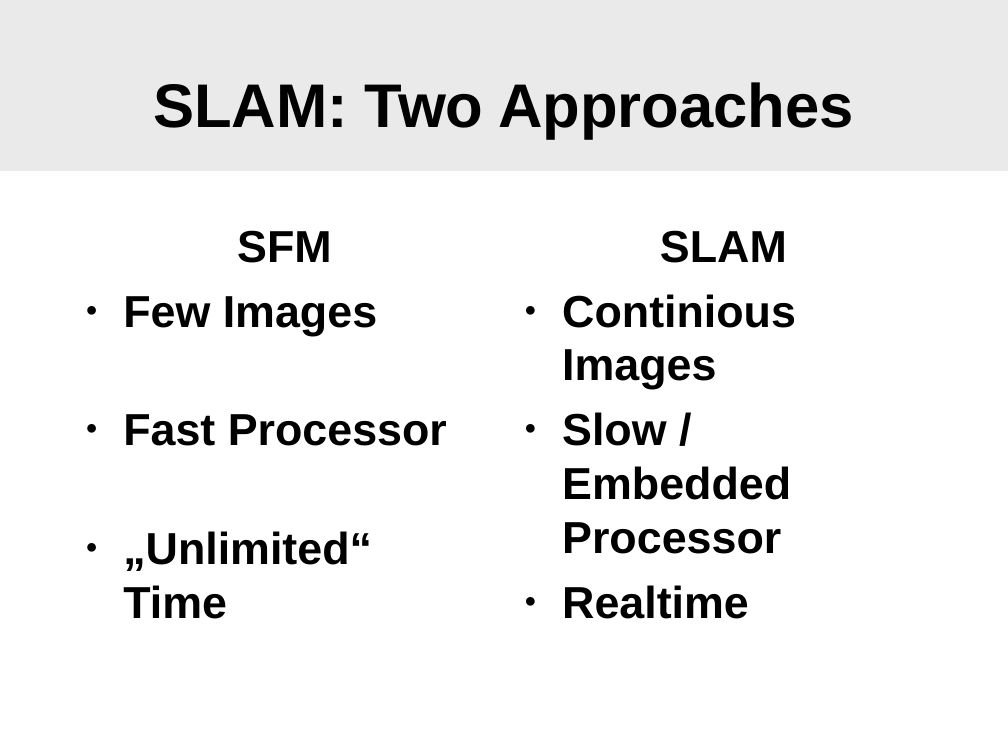
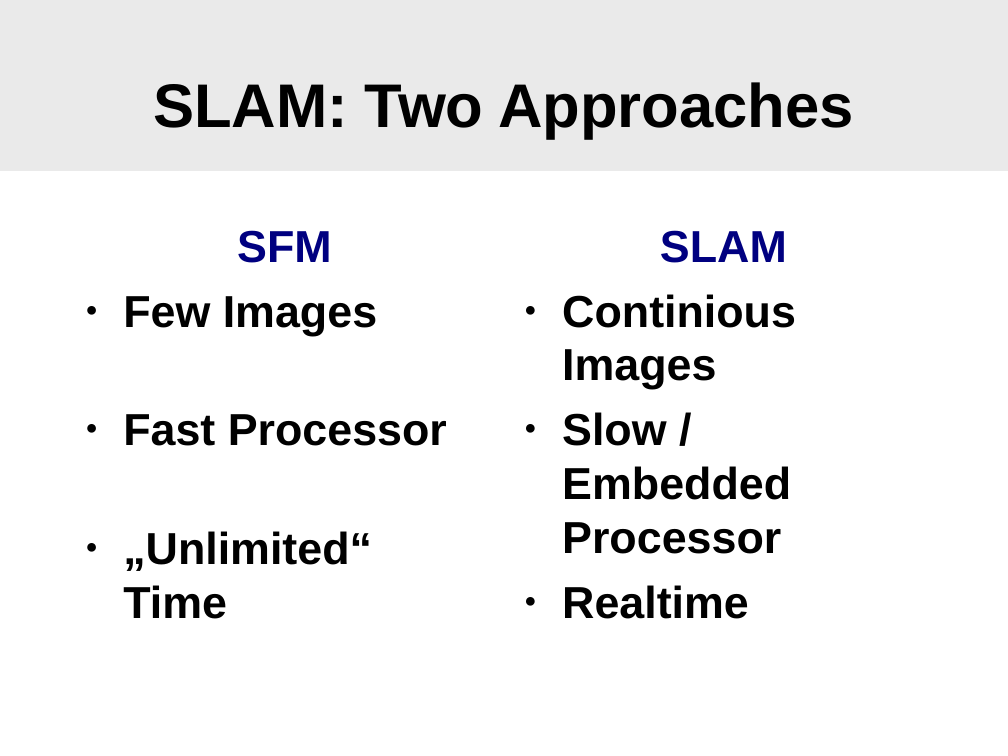
Before and after one commit to SgtPepper123/ICP_3dPhoto, a slide deck: slide 2 of slam/WhyFilter.odp. Drawn at 1008x756 pixels with LibreOffice and Linux fonts; fonts in the diff are those of the drawing; background and template pictures are left out. Boxes give left, top, right and bottom in pixels: in the first picture for what was removed or moved away, otherwise in the second. Text is boxed around its words. In the diff, an @@ line names an element or a change of style, - is before the commit and + after.

```diff
--- a/slam/WhyFilter.odp
+++ b/slam/WhyFilter.odp
@@ text at <box>237,230,332,263</box>: text colour #000000 to #000080 in "SFM" @@
@@ text at <box>660,230,787,263</box>: text colour #000000 to #000080 in "SLAM" @@
```
Also in this commit, not shown: 2 other slides changed, 3 slides added, 1 slide removed.
